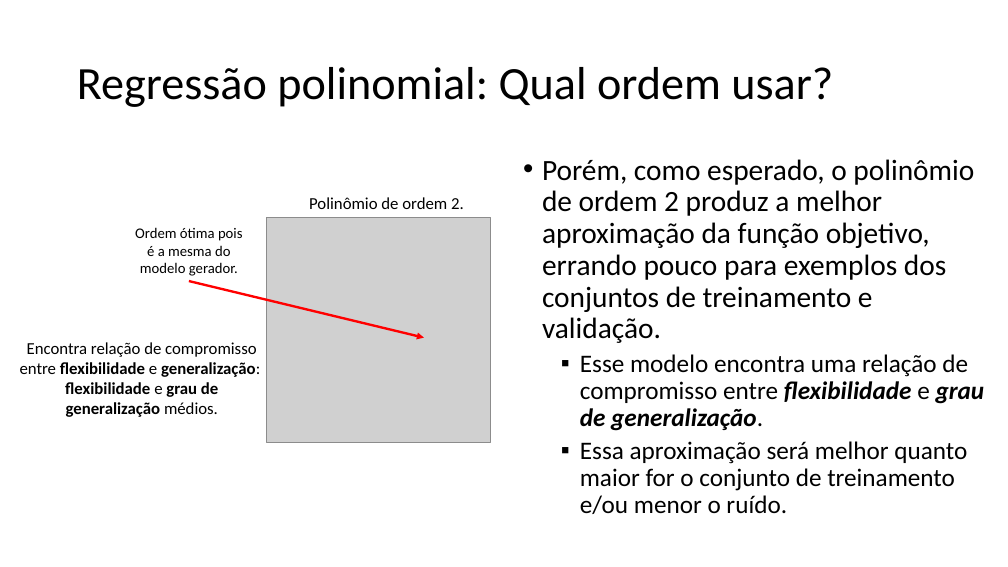
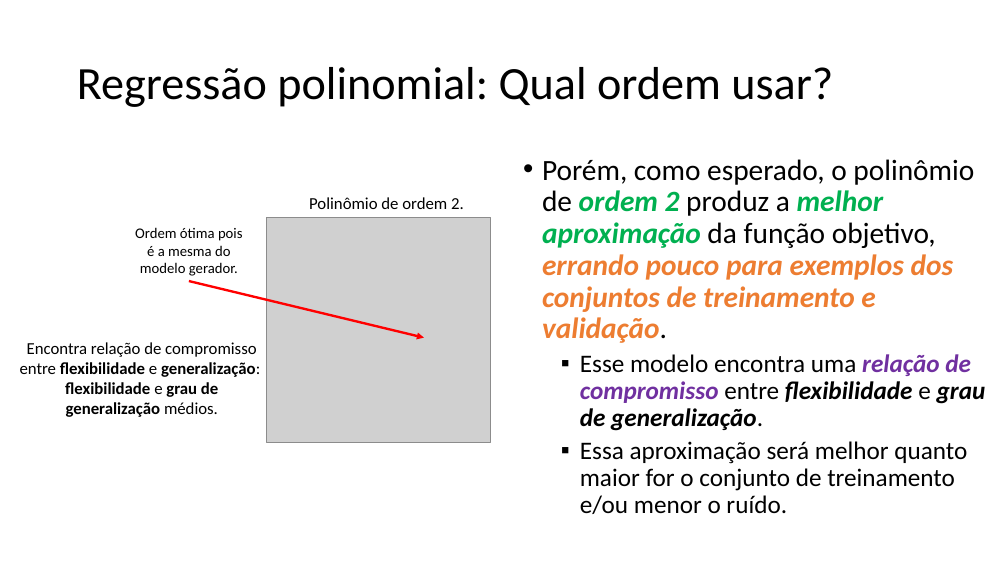
Before and after one commit to zz4fap/t319_aprendizado_de_maquina, a slide deck: slide 27 of slides/T319_Regressão_Linear (Parte IV).pptx. Drawn at 1008x567 pixels with LibreOffice and Linux fonts; fonts in the diff are those of the drawing; grey boxes stand for pictures. Boxes give left, top, right and bottom in pixels: in the first picture for what was removed or moved away, otherwise in the second. Text is boxed around its words. In the diff, an @@ line names an element or a change of style, - is before the commit and + after.

```diff
--- a/slides/T319_Regressão_Linear (Parte IV).pptx
+++ b/slides/T319_Regressão_Linear (Parte IV).pptx
@@ text at [542, 159, 986, 431]: text colour #000000 to #00B050 in "ordem 2 melhor aproximação"; text colour #000000 to #ED7D31 in "errando pouco para exemplos dos conjuntos de ..."; bold on, italic on in "ordem 2 melhor aproximação errando pouco para ...", "relação de compromisso"; text colour #000000 to #7030A0 in "relação de compromisso" @@
```
Also in this commit, not shown: 4 other slides changed, 4 other files.
